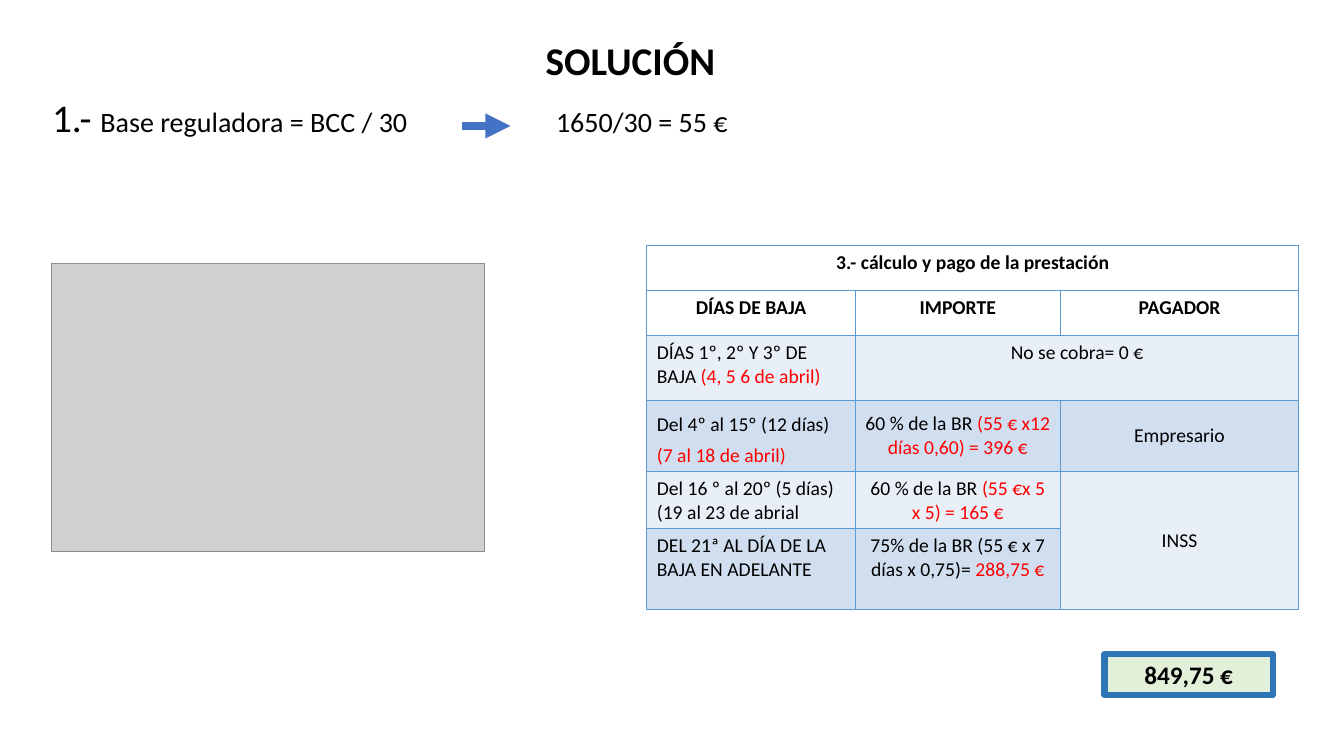
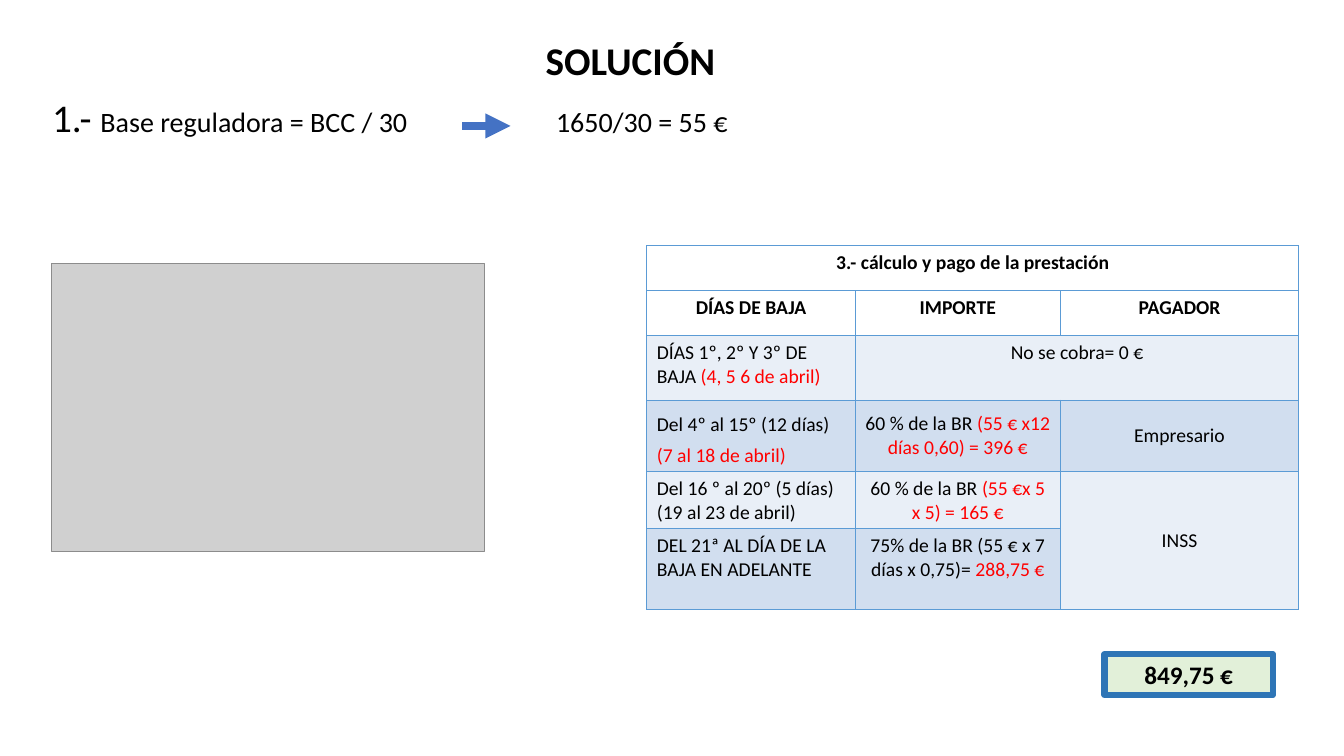
Before and after one commit to DiMaPaGa/daw1, a slide deck: slide 7 of PROGRAMACION/FOL/TEMA 6 FOL PRESTACIONES SS .pptx. Drawn at 1344x756 pixels with LibreOffice and Linux fonts; fonts in the diff are those of the drawing; grey boxes stand for pictures. Boxes give left, top, right and bottom in pixels: in the first picture for what was removed or moved away, otherwise in the second. Text is boxed around its words. In the diff, an @@ line names an element or a change of style, - is before the commit and + after.

```diff
--- a/PROGRAMACION/FOL/TEMA 6 FOL PRESTACIONES SS .pptx
+++ b/PROGRAMACION/FOL/TEMA 6 FOL PRESTACIONES SS .pptx
@@ table at (x1=647, y1=246, x2=1300, y2=610) @@
-row 5, column 1: Del 16 º al 20º (5 días) / (19 al 23 de abrial
+row 5, column 1: Del 16 º al 20º (5 días) / (19 al 23 de abril)
```
Also in this commit, not shown: 2 other slides changed, 8 other files.
